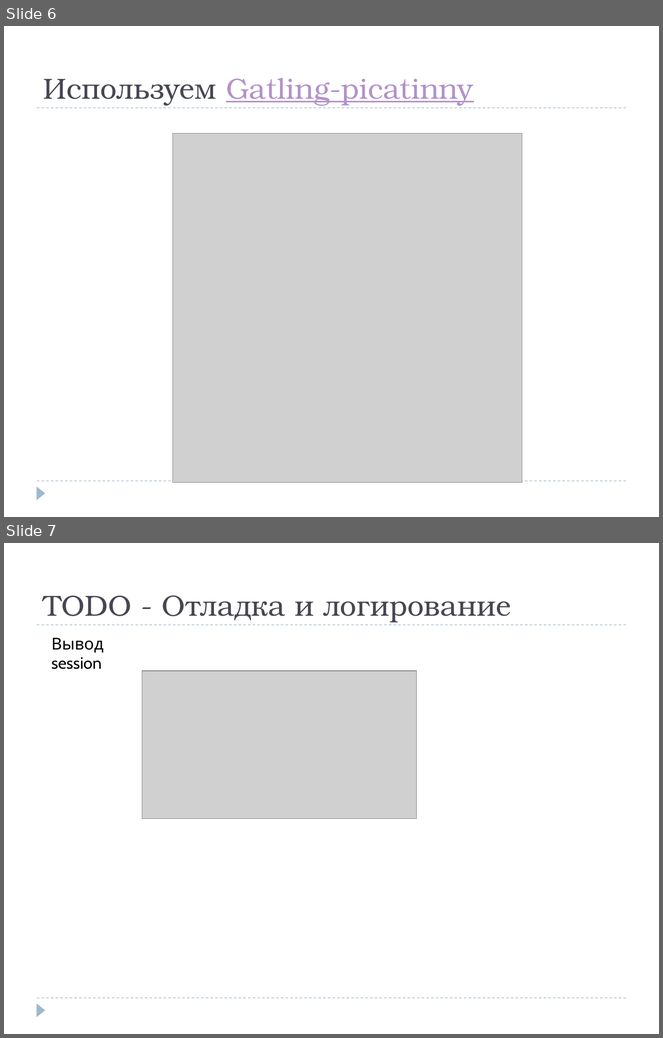
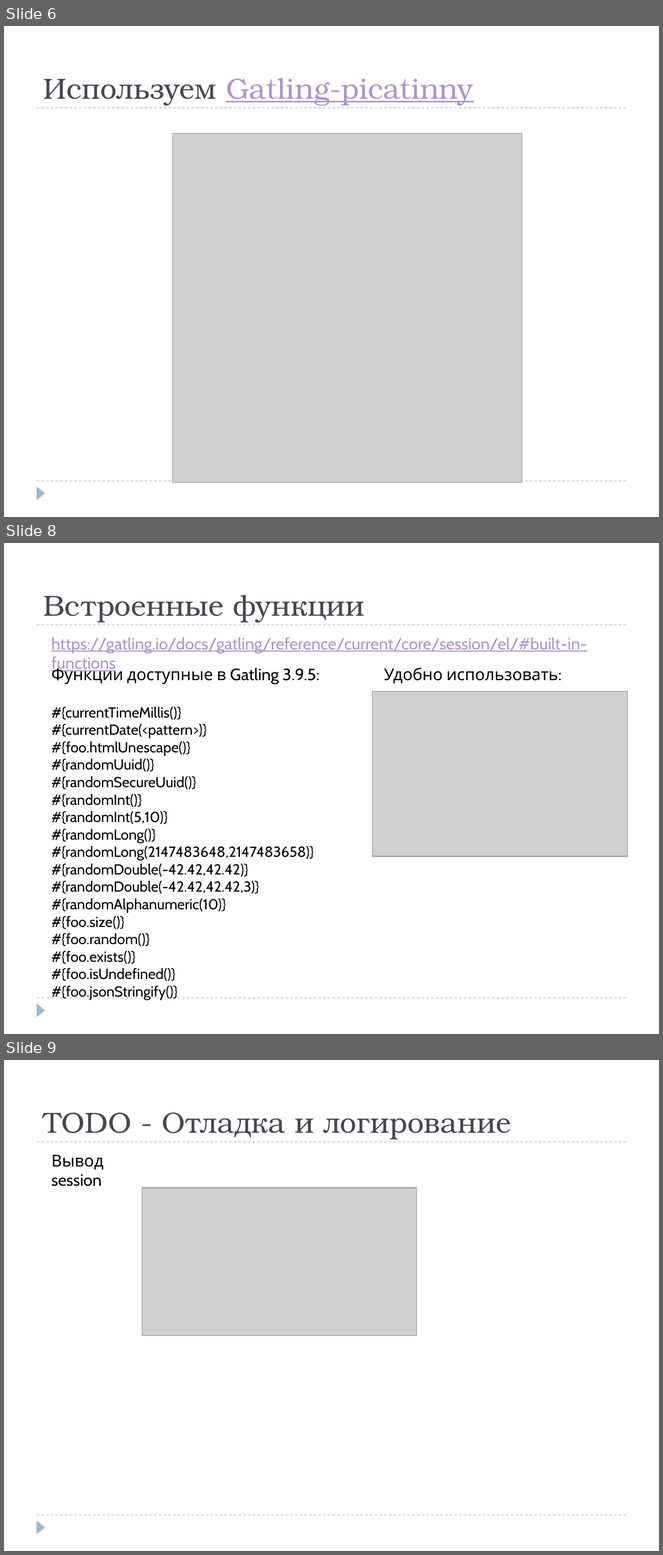
Before and after one commit to Roman-Kislyy/gatling-java-http-samples, a slide deck: docs/how-to-slides/Gtg-Variables.pptx. Shown one above the other, each under a label of ours: slides 6 and 7 before the commit, slides 6, 8 and 9 after it; the slides between them are not shown. The pictures are 663x1038 and 663x1555 pixels, drawn with LibreOffice and Linux fonts; fonts in the diff are those of the drawing; grey boxes stand for pictures. Boxes give left, top, right and bottom in pixels: in the first picture for what was removed or moved away, otherwise in the second. Text is boxed around its words. In the diff, an @@ line names an element or a change of style, - is before the commit and + after.

Commit message:
Describe how to use Built-in Functions

```diff
--- a/docs/how-to-slides/Gtg-Variables.pptx
+++ b/docs/how-to-slides/Gtg-Variables.pptx
@@ slide 8 added at box(4, 543, 659, 1034), background #FFFFFF; not listed: 3 template elements that a slide beside it also shows @@
@@ title added at box(43, 595, 365, 623), 32 pt, text #464653 @@
+Встроенные функции
@@ text added at box(51, 637, 587, 672), 18 pt, text #B292CA, underline @@
+https://gatling.io/docs/gatling/reference/current/core/session/el/#built-in-functions
@@ text added at box(51, 665, 320, 1000), 16 pt, text #000000 @@
+Функции доступные в Gatling 3.9.5:
+#{currentTimeMillis()}
+#{currentDate(<pattern>)}
+#{foo.htmlUnescape()}
+#{randomUuid()}
+#{randomSecureUuid()}
+#{randomInt()}
+#{randomInt(5,10)}
+#{randomLong()}
+#{randomLong(2147483648,2147483658)}
+#{randomDouble(-42.42,42.42)}
+#{randomDouble(-42.42,42.42,3)}
+#{randomAlphanumeric(10)}
+#{foo.size()}
+#{foo.random()}
+#{foo.exists()}
+#{foo.isUndefined()}
+#{foo.jsonStringify()}
@@ text added at box(384, 668, 558, 683), 18 pt, text #000000 @@
+Удобно использовать:
@@ picture added at box(373, 692, 629, 857) @@
@@ what was slide 7 is now slide 9 @@
```
Also in this commit, not shown: 1 other slide added.
